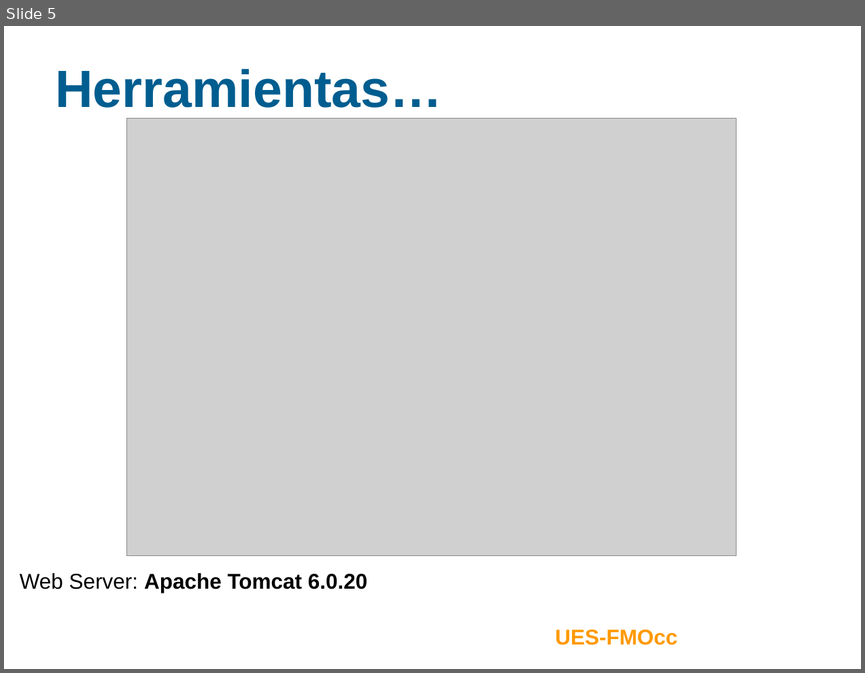
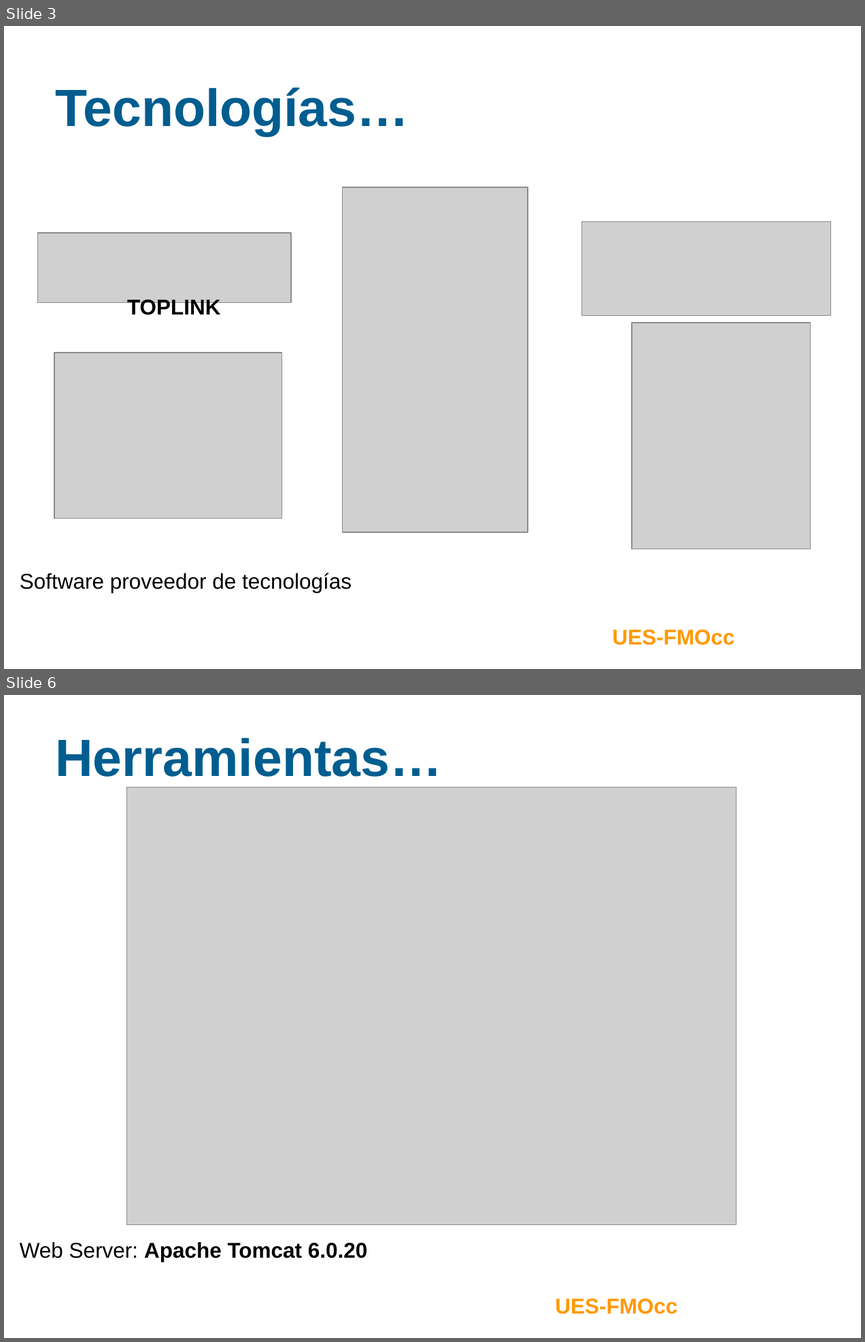
Before and after one commit to ramayac/jhard, a slide deck: presentaciones/segunda defensa/jhard2-rac.ppt. Shown one above the other, each under a label of ours: slide 5 before the commit, slides 3 and 6 after it; the slides between them are not shown. The pictures are 865x673 and 865x1342 pixels, drawn with LibreOffice and Linux fonts; fonts in the diff are those of the drawing; grey boxes stand for pictures; background and template pictures are left out. Boxes give left, top, right and bottom in pixels: in the first picture for what was removed or moved away, otherwise in the second. Text is boxed around its words. In the diff, an @@ line names an element or a change of style, - is before the commit and + after.

```diff
--- a/presentaciones/segunda defensa/jhard2-rac.ppt
+++ b/presentaciones/segunda defensa/jhard2-rac.ppt
@@ slide 3 added at (x1=4, y1=26, x2=861, y2=669), background picture (left out) @@
@@ text added at (x1=55, y1=87, x2=409, y2=136), 44 pt, text #005D8F, bold @@
+Tecnologías…
@@ picture added at (x1=343, y1=187, x2=528, y2=531) @@
@@ picture added at (x1=581, y1=221, x2=831, y2=315) @@
@@ picture added at (x1=37, y1=233, x2=290, y2=303) @@
@@ text added at (x1=127, y1=299, x2=221, y2=318), 18 pt, text #000000, bold @@
+TOPLINK
@@ picture added at (x1=631, y1=322, x2=810, y2=549) @@
@@ picture added at (x1=54, y1=352, x2=281, y2=518) @@
@@ text added at (x1=20, y1=572, x2=351, y2=592), 18 pt, text #000000 @@
+Software proveedor de tecnologías
@@ text added at (x1=11, y1=619, x2=139, y2=653), 18 pt, text #FFFFFF, bold @@
+jHard
@@ text added at (x1=612, y1=629, x2=734, y2=645), 18 pt, text #FF9900, bold @@
+UES-FMOcc
@@ what was slide 5 is now slide 6 @@
```
Also in this commit, not shown: 5 slides changed, 1 other slide added.
